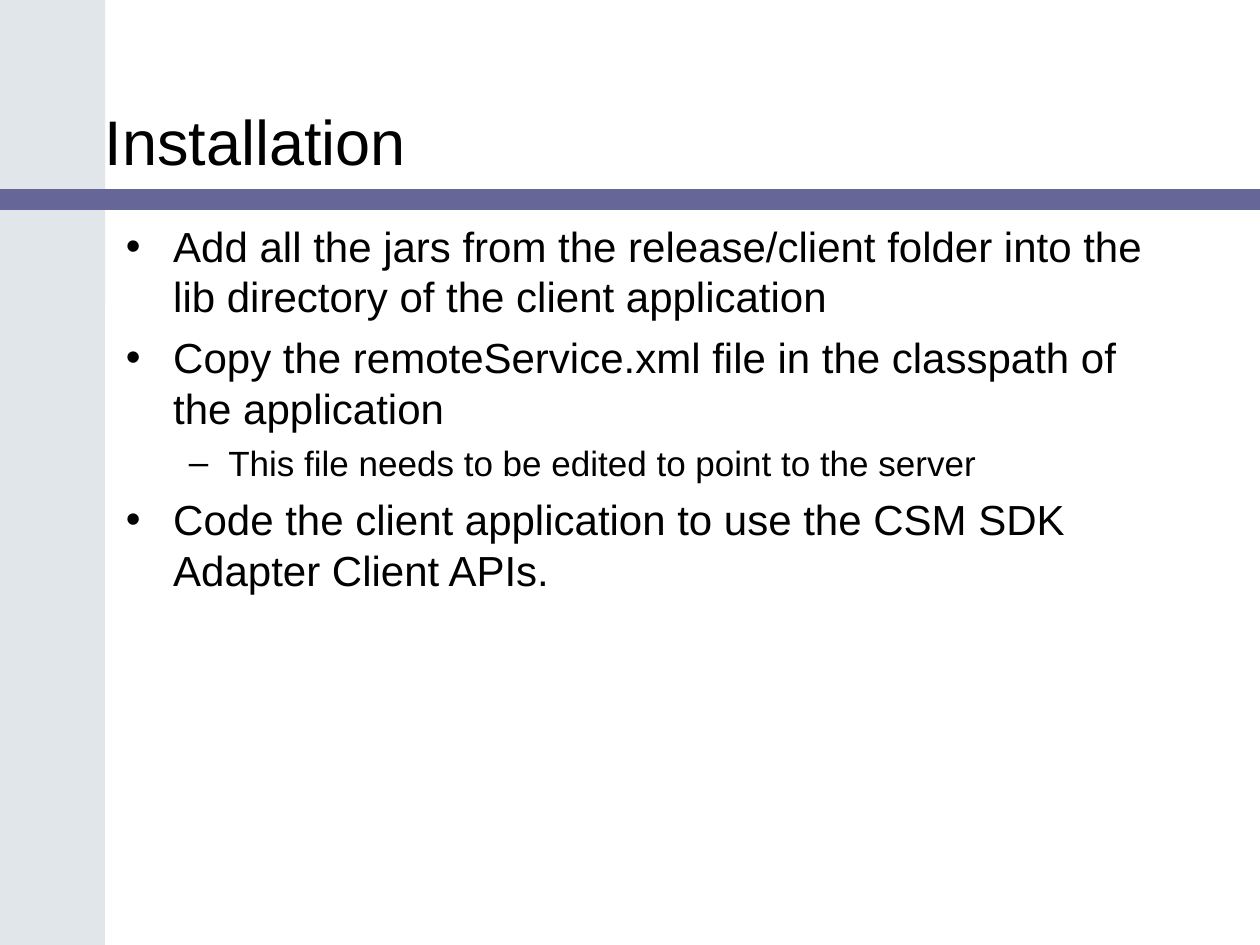
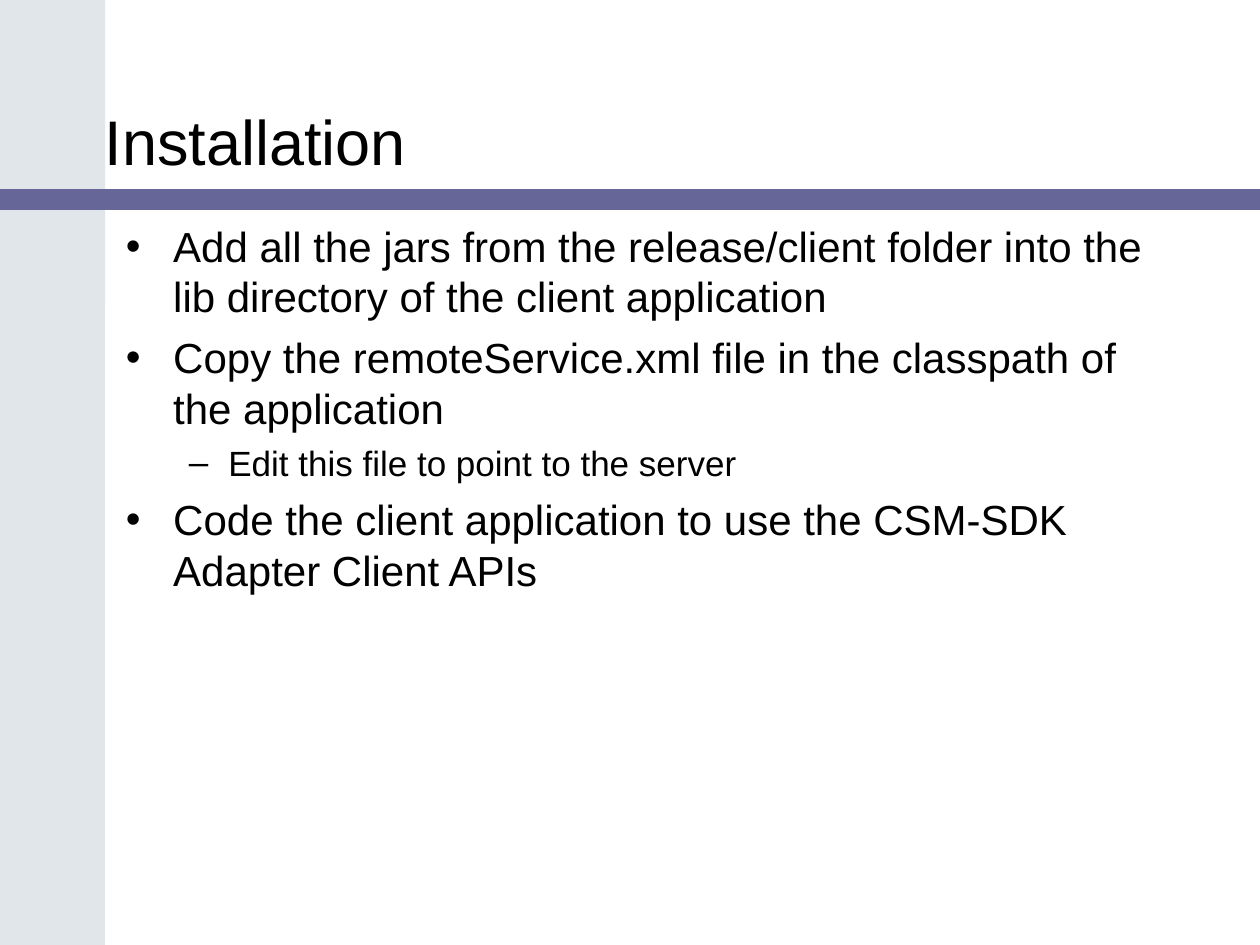
Before and after one commit to CBIIT/common-security-module-docs, a slide deck: slide 5 of Presentations/caCORE_API_Bootcamp_CSM_v1.ppt. Drawn at 1260x945 pixels with LibreOffice and Linux fonts; fonts in the diff are those of the drawing; background and template pictures are left out. Boxes give left, top, right and bottom in pixels: in the first picture for what was removed or moved away, otherwise in the second. Text is boxed around its words. In the diff, an @@ line names an element or a change of style, - is before the commit and + after.

```diff
--- a/Presentations/caCORE_API_Bootcamp_CSM_v1.ppt
+++ b/Presentations/caCORE_API_Bootcamp_CSM_v1.ppt
@@ text at box(173, 450, 1067, 594): text changed @@
-  – This file needs to be edited to point to the server
-• Code the client application to use the CSM SDK Adapter Client APIs.
+  – Edit this file to point to the server
+• Code the client application to use the CSM-SDK Adapter Client APIs
```
Also in this commit, not shown: 5 other slides changed, 5 other files.
